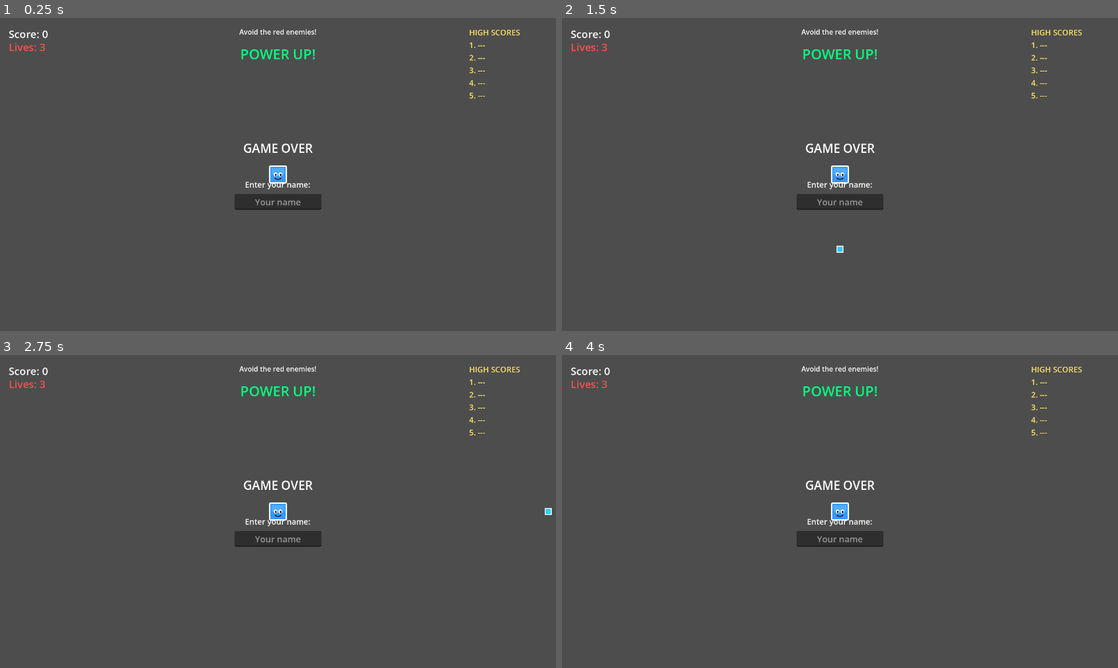
Above: before the commit, frames 1-4 (two rows, left to right).
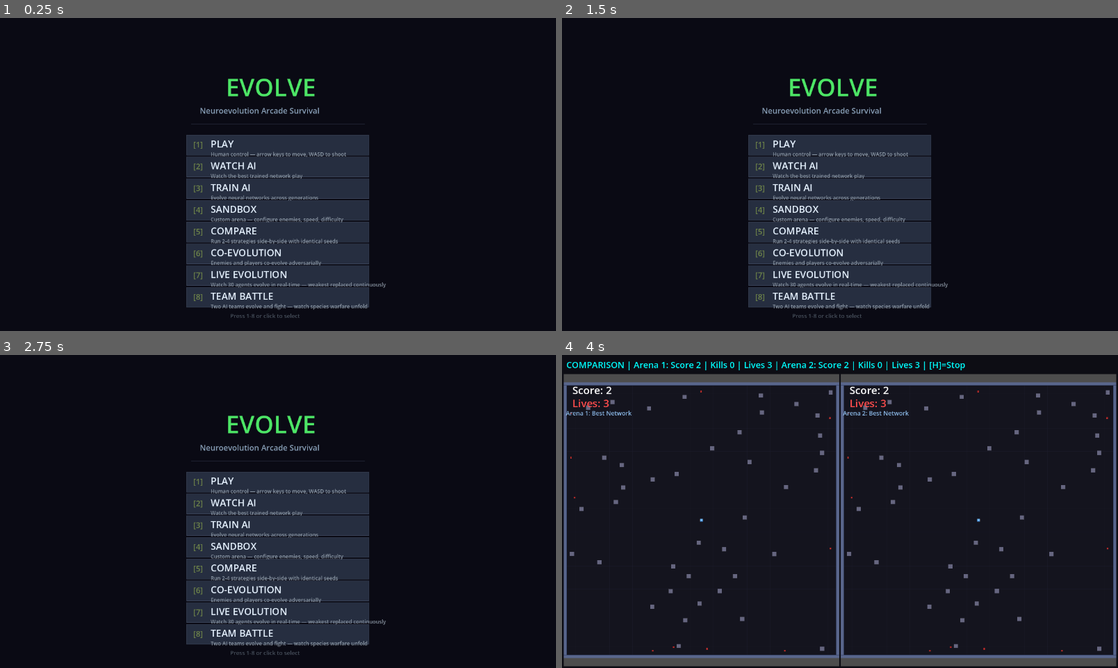
Above: after the commit, the same moments.

Repository: aryavolkan/evolve
Game: Godot game, scene res://main.tscn
The game is run twice, just before and just after one commit, with the same random seed, the same clock (stepped at 60 frames per second) and the same inputs.
Inputs (mouse positions are in pixels of both pictures, inside the frame that each line leads up to):
- Up to frame 1 (0.25 s): no input
- Up to frame 2 (1.5 s): tap Enter (ui_accept) at 0.5, 0.6, 0.77, 1.07, 1.25 s; move the mouse to (962, 158) at 0.52 s; hold D (shoot_right) 0.53-1.28 s; click (962, 158) at 0.67 s; move the mouse to (728, 190) at 1.27 s; hold S (shoot_down) from 1.28 s (still down); tap 0 at 1.35 s
- Up to frame 3 (2.75 s): tap Enter (ui_accept) at 1.52, 1.55, 1.82, 2, 2.3 s; move the mouse to (333, 442) at 2.02 s; release S (shoot_down) at 2.03 s; hold D (shoot_right) from 2.03 s (still down); tap 1 at 2.1 s
- Up to frame 4 (4 s): tap Enter (ui_accept) at 2.75, 3.02, 3.05, 3.32 s; move the mouse to (812, 574) at 2.77 s; release D (shoot_right) at 2.78 s; hold W (shoot_up) 2.78-3.5 s; tap 2 at 2.85 s; click (812, 574) at 2.92 s; click (639, 489) at 3.5 s, where only the run after the commit has a clickable "START COMPARISON"

The runs differ from the first frame. In frame 1, 99% of the frame differs, in the area x 0-100%, y 0-100%; in frame 2, 99%; in frame 3, 99%; in frame 4, 95%.
Error before the commit: Parse Error: Function "_submit_high_score()" not found in base self. (res://main.gd:602)

Commit message:
feat: add Rust GDExtension for neural network, NEAT network, and NSGA-II
- RustNeuralNetwork: fixed-topology forward pass (~8.8µs, est 5-15x speedup)
- RustNeatNetwork: variable-topology NEAT forward pass with Vec lookups
- RustNsga2: non-dominated sort for multi-objective evolution
- Benchmark script (scripts/benchmark_rust.gd)
- 11 Rust unit tests passing
- Fix main.gd submit_high_score reference
- .gdextension disabled to not interfere with running workers

Diff:
--- a/main.gd
+++ b/main.gd
@@ -599,7 +599,7 @@
 			return
 		if entering_name:
 			if Input.is_action_just_pressed("ui_accept") and name_entry.text.strip_edges() != "":
-				_submit_high_score(name_entry.text.strip_edges())
+				submit_high_score(name_entry.text.strip_edges())
 		else:
 			if Input.is_action_just_pressed("ui_accept"):
 				get_tree().reload_current_scene()
--- /dev/null
+++ b/scripts/benchmark_rust.gd
@@ -0,0 +1,94 @@
+extends SceneTree
+## Benchmark: GDScript NeuralNetwork vs RustNeuralNetwork forward pass.
+##
+## Run with:  godot --headless --script scripts/benchmark_rust.gd
+##
+## Tests 10,000 forward passes with the actual game config (86→80→6).
+
+const N := 10_000
+const INPUT_SIZE := 86
+const HIDDEN_SIZE := 80
+const OUTPUT_SIZE := 6
+
+func _init() -> void:
+	print("=== Neural Network Forward Pass Benchmark ===")
+	print("Config: %d inputs → %d hidden → %d outputs" % [INPUT_SIZE, HIDDEN_SIZE, OUTPUT_SIZE])
+	print("Iterations: %d\n" % N)
+
+	# Build a fixed input vector
+	var inputs := PackedFloat32Array()
+	inputs.resize(INPUT_SIZE)
+	for i in INPUT_SIZE:
+		inputs[i] = 0.5
+
+	# --- GDScript NeuralNetwork ---
+	var NNScript = load("res://ai/neural_network.gd")
+	var gd_nn = NNScript.new(INPUT_SIZE, HIDDEN_SIZE, OUTPUT_SIZE)
+
+	# Warmup
+	for i in 100:
+		gd_nn.forward(inputs)
+
+	var t0 := Time.get_ticks_usec()
+	for i in N:
+		gd_nn.forward(inputs)
+	var t1 := Time.get_ticks_usec()
+	var gd_us := t1 - t0
+	var gd_per := float(gd_us) / N
+
+	print("GDScript NeuralNetwork:")
+	print("  Total: %.2f ms" % (gd_us / 1000.0))
+	print("  Per pass: %.2f µs" % gd_per)
+	print("  Throughput: %.0f passes/sec\n" % (N / (gd_us / 1_000_000.0)))
+
+	# --- RustNeuralNetwork ---
+	var rust_nn := RustNeuralNetwork.create(INPUT_SIZE, HIDDEN_SIZE, OUTPUT_SIZE)
+
+	# Warmup
+	for i in 100:
+		rust_nn.forward(inputs)
+
+	var t2 := Time.get_ticks_usec()
+	for i in N:
+		rust_nn.forward(inputs)
+	var t3 := Time.get_ticks_usec()
+	var rust_us := t3 - t2
+	var rust_per := float(rust_us) / N
+
+	print("RustNeuralNetwork:")
+	print("  Total: %.2f ms" % (rust_us / 1000.0))
+	print("  Per pass: %.2f µs" % rust_per)
+	print("  Throughput: %.0f passes/sec\n" % (N / (rust_us / 1_000_000.0)))
+
+	# --- Comparison ---
+	var speedup := gd_per / rust_per
+	print("🚀 Speedup: %.1fx faster (Rust vs GDScript)" % speedup)
+	print("")
+
+	# --- Correctness check: same weights → same output ---
+	print("=== Correctness Check ===")
+	var gd_check = NNScript.new(INPUT_SIZE, HIDDEN_SIZE, OUTPUT_SIZE)
+	var rust_check := RustNeuralNetwork.create(INPUT_SIZE, HIDDEN_SIZE, OUTPUT_SIZE)
+
+	# Copy GDScript weights to Rust
+	var weights := gd_check.get_weights()
+	rust_check.set_weights(weights)
+
+	var gd_out := gd_check.forward(inputs)
+	var rust_out := rust_check.forward(inputs)
+
+	var max_diff := 0.0
+	for i in OUTPUT_SIZE:
+		var diff := absf(gd_out[i] - rust_out[i])
+		if diff > max_diff:
+			max_diff = diff
+
+	print("Max output difference: %.10f" % max_diff)
+	if max_diff < 0.001:
+		print("✅ Outputs match (within float32 tolerance)")
+	else:
+		print("❌ Outputs diverge! Check implementation.")
+		for i in OUTPUT_SIZE:
+			print("  [%d] GD=%.8f  Rust=%.8f  diff=%.8f" % [i, gd_out[i], rust_out[i], absf(gd_out[i] - rust_out[i])])
+
+	quit()
Not shown, changed: .gitignore
Not shown, added: rust/evolve-native.gdextension.disabled
Not shown, added: rust/evolve-native/Cargo.lock
Not shown, added: rust/evolve-native/Cargo.toml
Not shown, added: rust/evolve-native/src/lib.rs
Not shown, added: rust/evolve-native/src/neat_network.rs
Not shown, added: rust/evolve-native/src/neural_network.rs
Not shown, added: rust/evolve-native/src/nsga2.rs
Not shown, added: rust/evolve-native/tests/nn_correctness.rs
